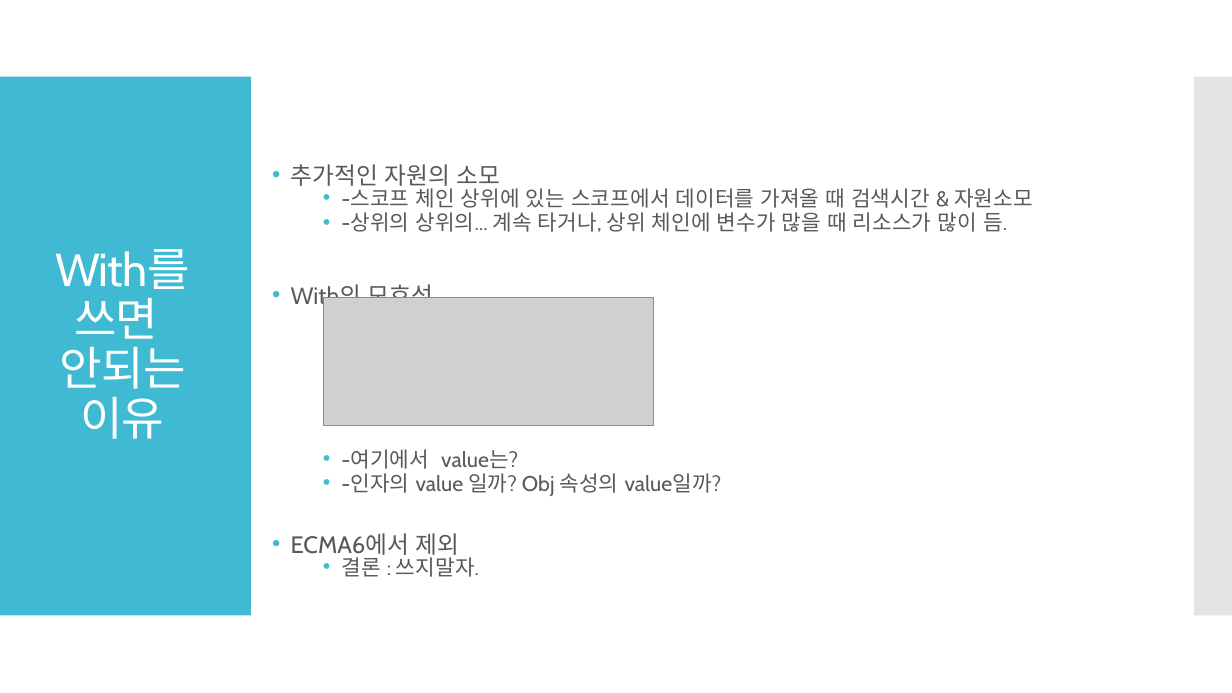
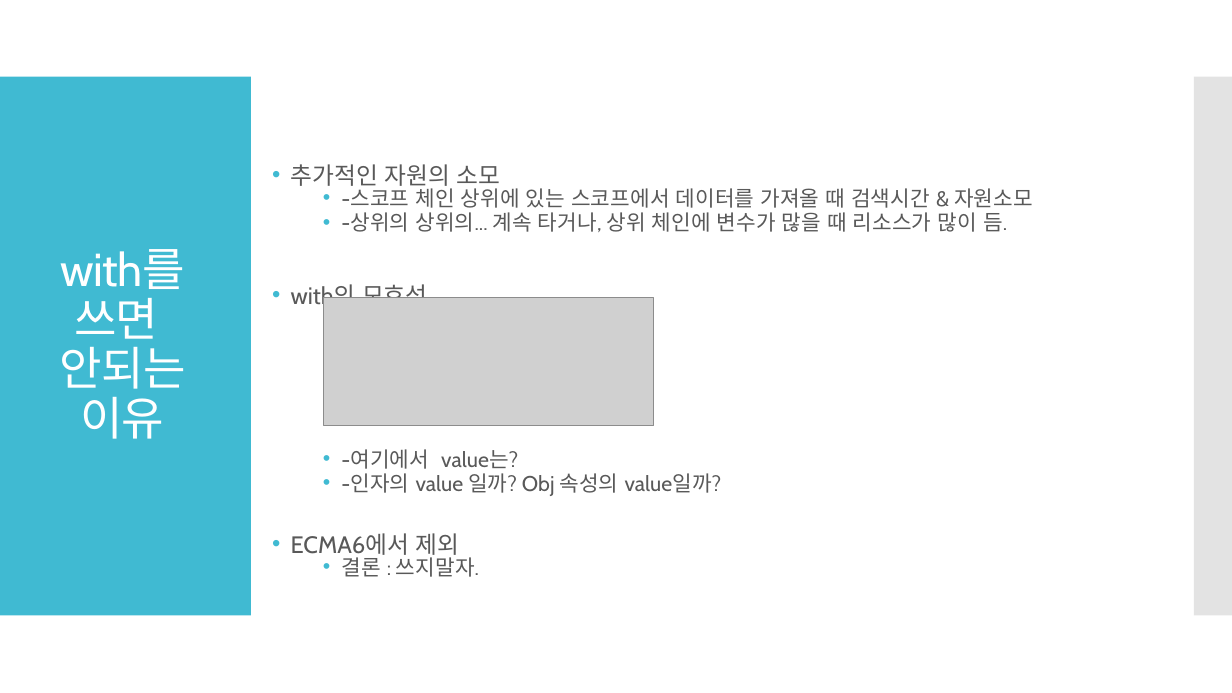
Before and after one commit to Laon63/Study_Javascript, a slide deck: slide 8 of JS 스코프와 클로저.pptx (slide 5 before the commit). Drawn at 1232x693 pixels with LibreOffice and Linux fonts; fonts in the diff are those of the drawing; grey boxes stand for pictures. Boxes give left, top, right and bottom in pixels: in the first picture for what was removed or moved away, otherwise in the second. Text is boxed around its words. In the diff, an @@ line names an element or a change of style, - is before the commit and + after.

```diff
--- a/JS 스코프와 클로저.pptx
+++ b/JS 스코프와 클로저.pptx
@@ title at (x1=60, y1=249, x2=186, y2=439): text changed @@
-With를 쓰면
-안되는 이유
+with를 쓰면
+안되는 이유
@@ text at (x1=291, y1=280, x2=427, y2=310): text changed @@
-• With의 모호성
+• with의 모호성
```
Also in this commit, not shown: 4 other slides changed, 8 slides added, 1 slide removed.
